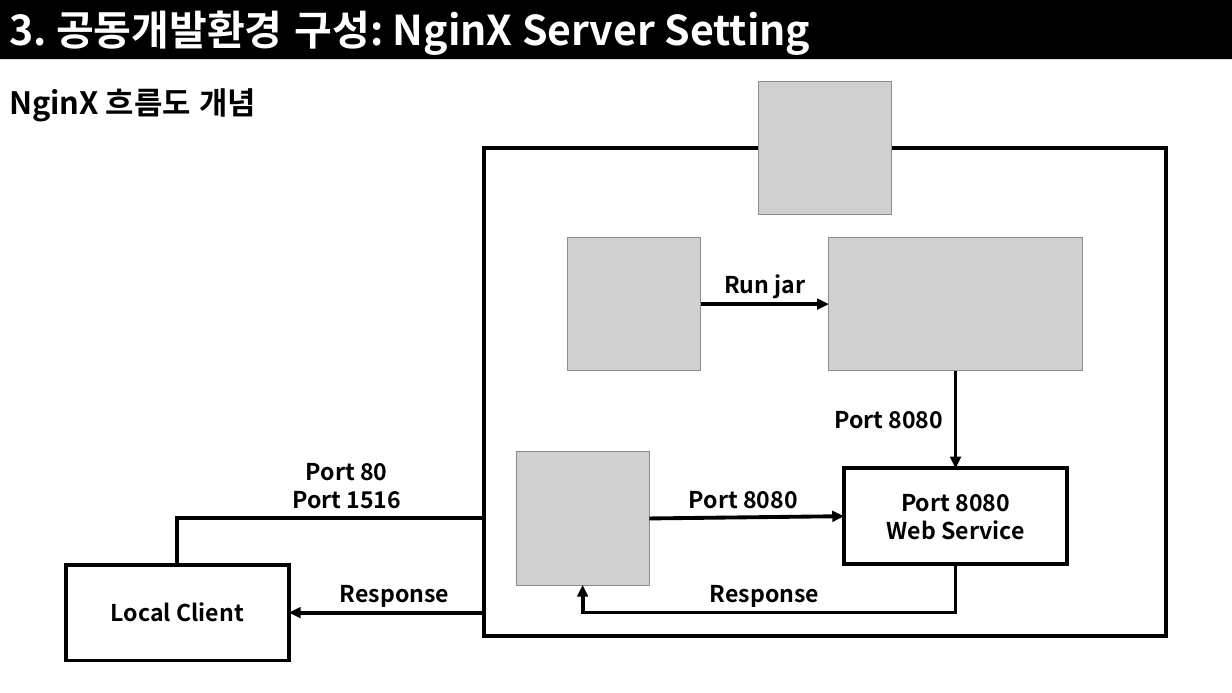
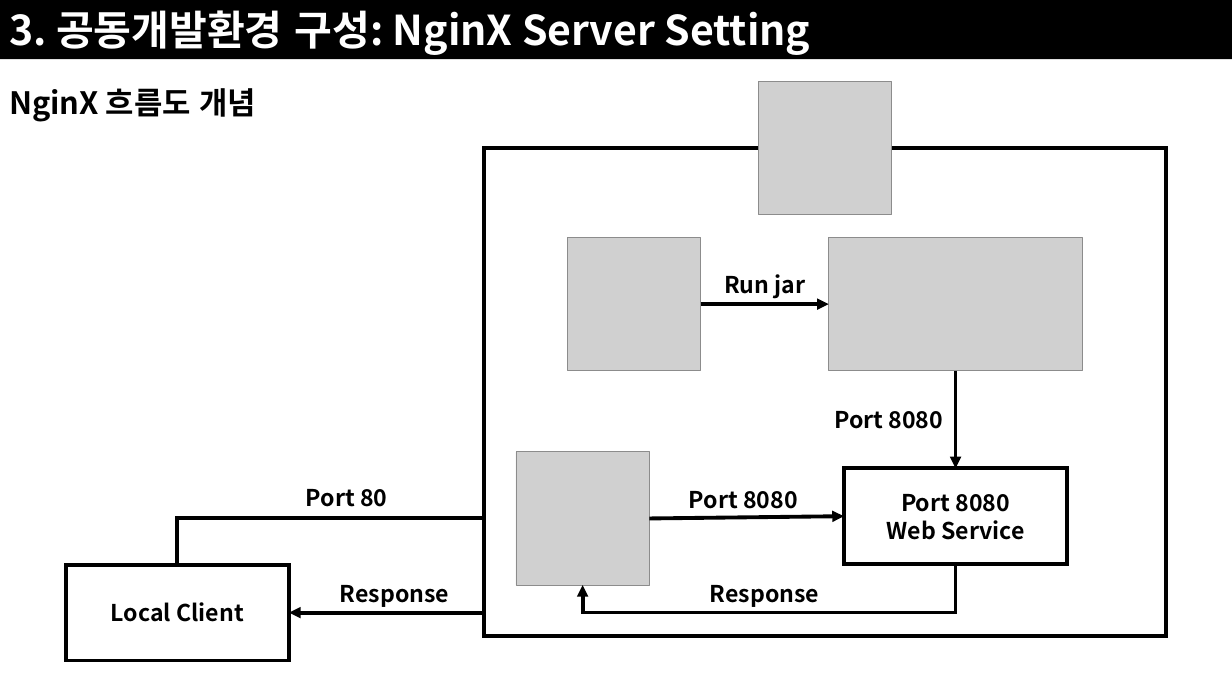
Before and after one commit to JoSihun/CGVR_Lab, a slide deck: slide 5 of documents/01_프로젝트_개발계획.pptx. Drawn at 1232x693 pixels with LibreOffice and Linux fonts; fonts in the diff are those of the drawing; grey boxes stand for pictures. Boxes give left, top, right and bottom in pixels: in the first picture for what was removed or moved away, otherwise in the second. Text is boxed around its words. In the diff, an @@ line names an element or a change of style, - is before the commit and + after.

```diff
--- a/documents/01_프로젝트_개발계획.pptx
+++ b/documents/01_프로젝트_개발계획.pptx
@@ text at <box>306,489,387,507</box>: text changed @@
-Port 80
-Port 1516
+Port 80
```
Also in this commit, not shown: 1 slide added, 1 slide removed.
